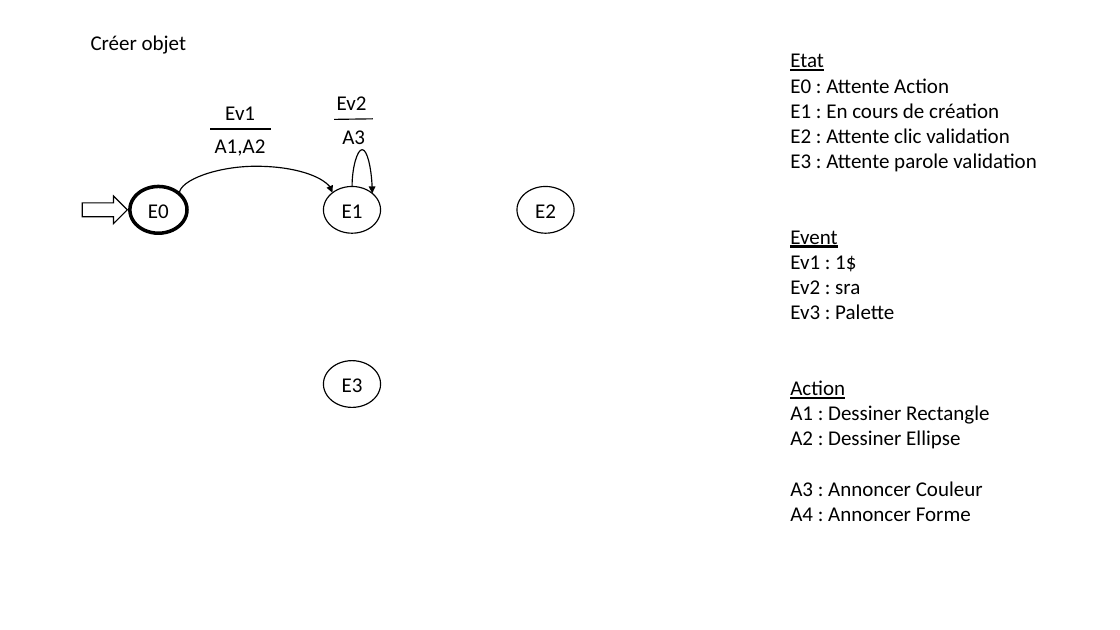
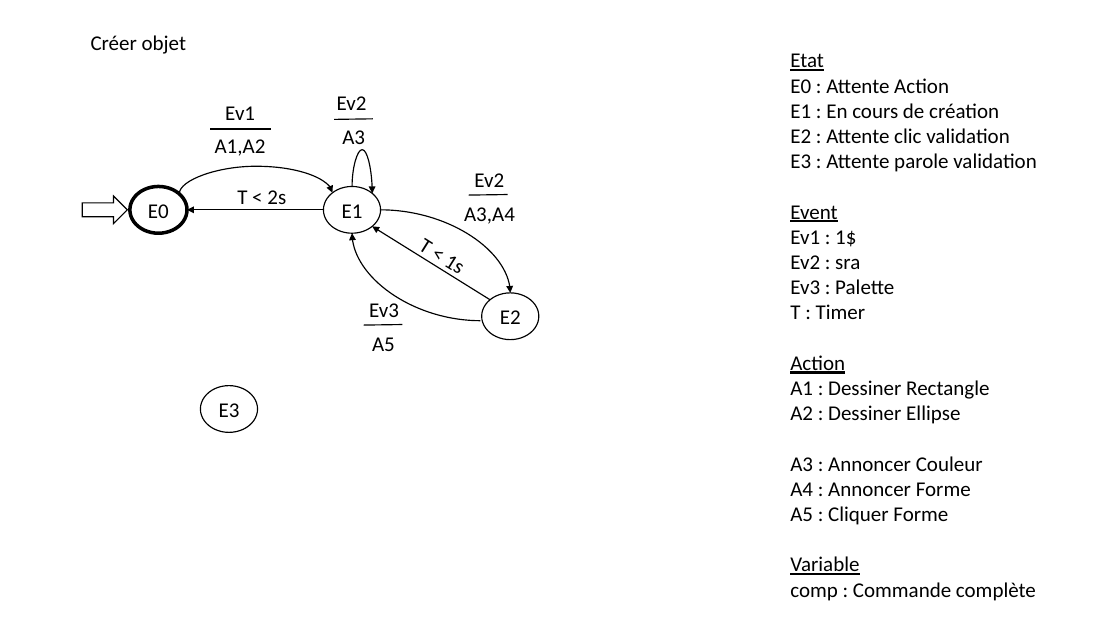
Before and after one commit to tbouete/IHM-Ivy, a slide deck: slide 1 of Concep/MachineEtat.pptx. Drawn at 1120x630 pixels with LibreOffice and Linux fonts; fonts in the diff are those of the drawing. Boxes give left, top, right and bottom in pixels: in the first picture for what was removed or moved away, otherwise in the second. Text is boxed around its words. In the diff, an @@ line names an element or a change of style, - is before the commit and + after.

Commit message:
avancer machine état créer

```diff
--- a/Concep/MachineEtat.pptx
+++ b/Concep/MachineEtat.pptx
@@ text added at (474, 173, 504, 187), 18 pt, text #000000 @@
+Ev2
@@ text added at (237, 190, 286, 210), 18 pt, text #000000 @@
+T < 2s
@@ text added at (464, 207, 515, 224), 18 pt, text #000000 @@
+A3,A4
@@ line added from (469, 195) to (507, 195), #000000 1 pt @@
@@ arrow added from (323, 210) to (187, 210), #000000 1 pt @@
@@ curved arrow added from (481, 321) to (352, 234), #000000 1 pt @@
@@ arrow added from (490, 300) to (372, 227), #000000 1 pt @@
@@ curved arrow added from (381, 210) to (510, 293), #000000 1 pt @@
@@ text added at (418, 238, 459, 275), 18 pt, text #000000 @@
+T < 1s
@@ ellipse "E2": place and size @@
-ellipse "E2" at (517, 187, 574, 234)
+ellipse "E2" at (481, 293, 539, 340)
@@ line added from (364, 325) to (402, 324), #000000 1 pt @@
@@ text added at (369, 303, 399, 317), 18 pt, text #000000 @@
+Ev3
@@ text at (790, 304, 866, 319): paragraph added @@
+T : Timer
@@ text added at (372, 337, 395, 351), 18 pt, text #000000 @@
+A5
@@ ellipse "E3": place and size @@
-ellipse "E3" at (323, 360, 381, 408)
+ellipse "E3" at (201, 386, 258, 433)
@@ text at (790, 506, 1036, 601): paragraphs added @@
+A5 : Cliquer Forme
+Variable
+comp : Commande complète
```
